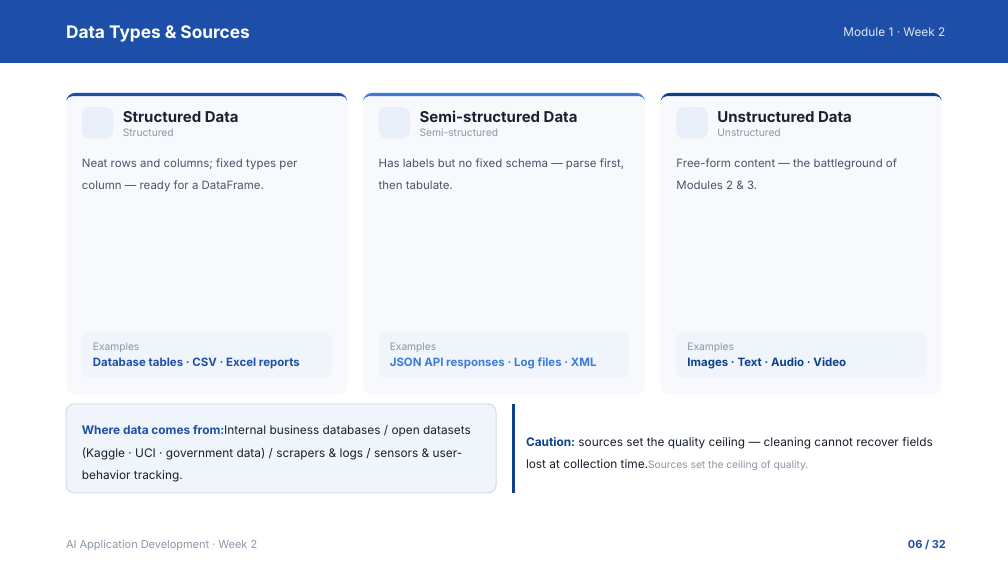
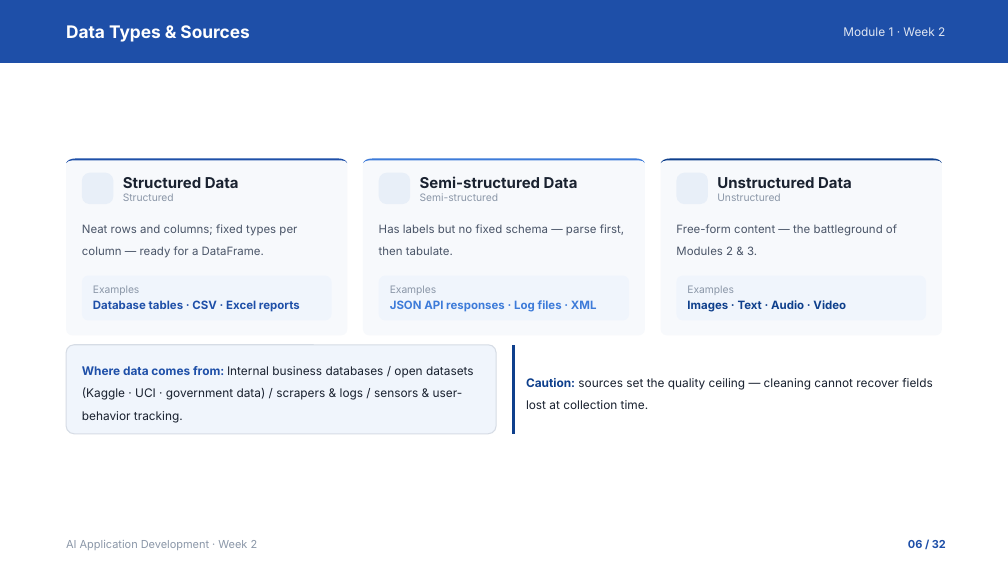
Before and after one commit to klausren/ai-application-development, a slide deck: slide 6 of lectures/week-02/lecture-en.pptx. Drawn at 1008x567 pixels with LibreOffice and Linux fonts; fonts in the diff are those of the drawing; background and template pictures are left out. Boxes give left, top, right and bottom in pixels: in the first picture for what was removed or moved away, otherwise in the second. Text is boxed around its words. In the diff, an @@ line names an element or a change of style, - is before the commit and + after.

```diff
--- a/lectures/week-02/lecture-en.pptx
+++ b/lectures/week-02/lecture-en.pptx
@@ rounded rectangle: place and size @@
-rounded rectangle at (67, 93, 348, 395)
+rounded rectangle at (67, 159, 348, 336)
@@ freeform shape: place and size @@
-freeform shape at (67, 93, 348, 395)
+freeform shape at (67, 159, 348, 336)
@@ rounded rectangle: place and size @@
-rounded rectangle at (363, 93, 645, 395)
+rounded rectangle at (363, 159, 645, 336)
@@ freeform shape: place and size @@
-freeform shape at (363, 93, 645, 395)
+freeform shape at (363, 159, 645, 336)
@@ rounded rectangle: place and size @@
-rounded rectangle at (661, 93, 942, 395)
+rounded rectangle at (661, 159, 942, 336)
@@ freeform shape: place and size @@
-freeform shape at (661, 93, 942, 395)
+freeform shape at (661, 159, 942, 336)
@@ 9 texts, 3 rounded rectangles: place and size @@
-9 texts, 3 rounded rectangles at (82, 107, 897, 192)
+9 texts, 3 rounded rectangles at (82, 172, 897, 258)
@@ 6 texts, 3 rounded rectangles: place and size @@
-6 texts, 3 rounded rectangles at (82, 333, 926, 377)
+6 texts, 3 rounded rectangles at (82, 276, 926, 321)
@@ rounded rectangle: place and size @@
-rounded rectangle at (67, 404, 497, 493)
+rounded rectangle at (67, 345, 497, 434)
@@ freeform shape: place and size @@
-freeform shape at (512, 404, 945, 493)
+freeform shape at (512, 345, 945, 434)
@@ text at (82, 366, 474, 423): spaces changed @@
-Where data comes from:Internal business databases / open datasets (Kaggle · UCI · government data) / scrapers & logs / sensors & user-behavior tracking.
+Where data comes from: Internal business databases / open datasets (Kaggle · UCI · government data) / scrapers & logs / sensors & user-behavior tracking.
@@ text at (526, 378, 933, 409): text changed @@
-Caution: sources set the quality ceiling — cleaning cannot recover fields lost at collection time.Sources set the ceiling of quality.
+Caution: sources set the quality ceiling — cleaning cannot recover fields lost at collection time.
```
Also in this commit, not shown: 10 other slides changed, 1 other file.
